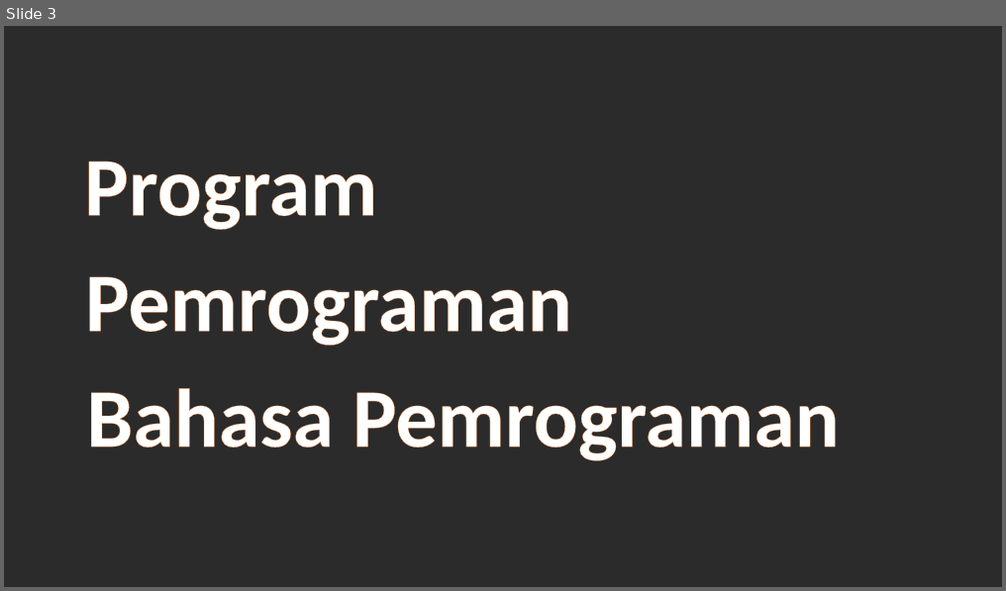
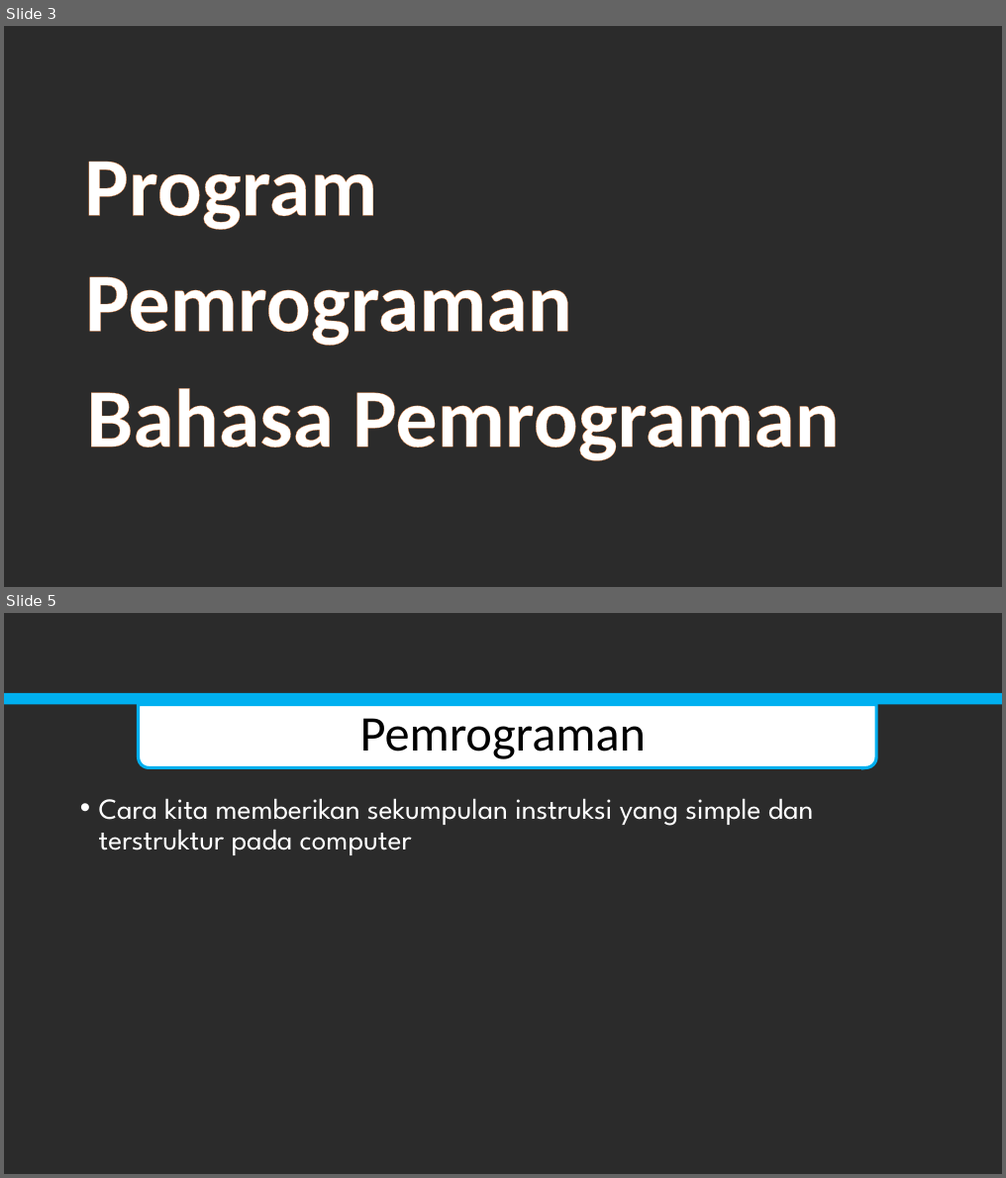
Before and after one commit to prabowoteguh/boba-1, a slide deck: Pertemuan bersama teguh.pptx. Shown one above the other, each under a label of ours: slide 3 before the commit, slides 3 and 5 after it; the slides between them are not shown. The pictures are 1006x591 and 1006x1178 pixels, drawn with LibreOffice and Linux fonts; fonts in the diff are those of the drawing; background and template pictures are left out; a plain dark background stands for a picture behind light text. Boxes give left, top, right and bottom in pixels: in the first picture for what was removed or moved away, otherwise in the second. Text is boxed around its words. In the diff, an @@ line names an element or a change of style, - is before the commit and + after.

```diff
--- a/Pertemuan bersama teguh.pptx
+++ b/Pertemuan bersama teguh.pptx
@@ slide 5 added at <box>4,613,1002,1174</box>, background picture (left out) @@
@@ rectangle added at <box>4,693,1002,705</box>, fill #00B0F0 @@
@@ round same rect added at <box>138,704,876,767</box>, fill #FFFFFF, outline #00B0F0 3 pt @@
@@ text added at <box>360,718,647,760</box>, 48 pt, text #000000 @@
+Pemrograman
@@ text added at <box>99,798,814,856</box>, 28 pt, text #FFFFFF @@
+• Cara kita memberikan sekumpulan instruksi yang simple dan terstruktur pada computer
```
Also in this commit, not shown: 4 other slides added, 5 other files.
